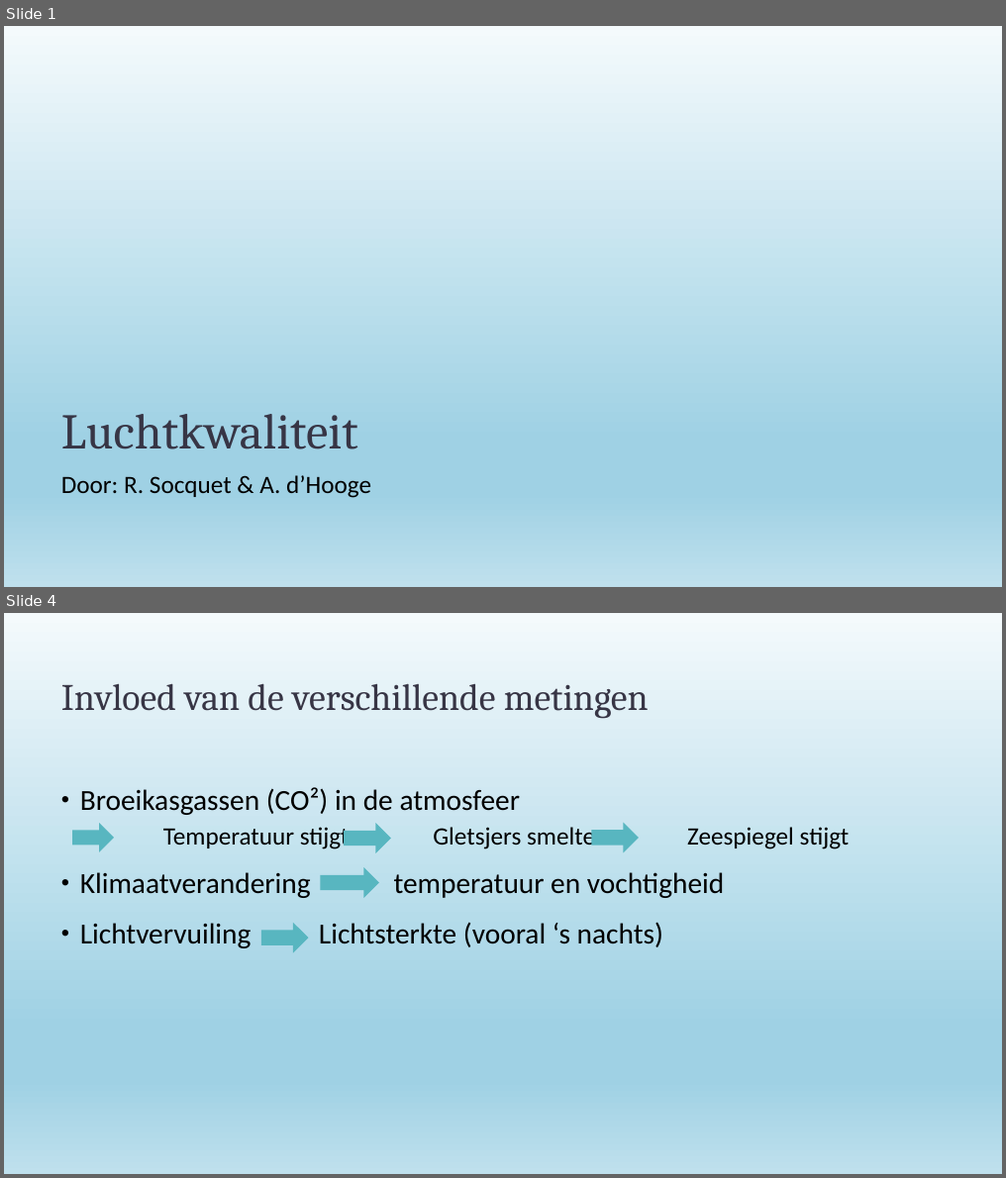
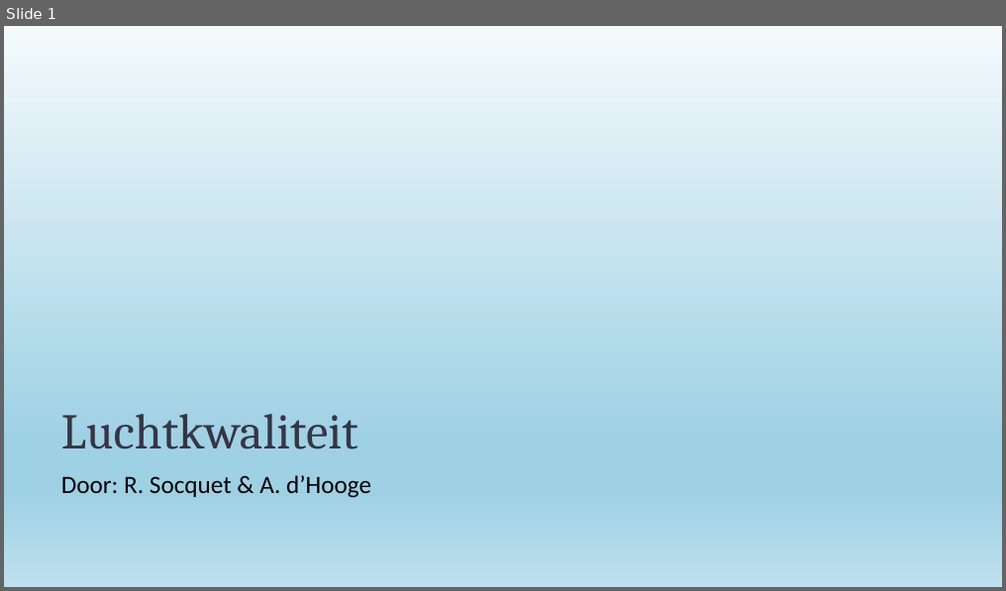
Before and after one commit to Tuur123/GIP, a slide deck: GIP-PPT-2_RS_AdH.pptx. Shown one above the other, each under a label of ours: slides 1 and 4 before the commit, slide 1 after it; the slides between them are not shown. The pictures are 1006x1178 and 1006x591 pixels, drawn with LibreOffice and Linux fonts; fonts in the diff are those of the drawing; background and template pictures are left out. Boxes give left, top, right and bottom in pixels: in the first picture for what was removed or moved away, otherwise in the second. Text is boxed around its words. In the diff, an @@ line names an element or a change of style, - is before the commit and + after.

```diff
--- a/GIP-PPT-2_RS_AdH.pptx
+++ b/GIP-PPT-2_RS_AdH.pptx
@@ slide 4 removed at [4,613,1002,1174], background gradient #F5F8FA to #EBF1F5 to #CEDBE6; not listed: 1 template element that a slide beside it also shows @@
@@ title removed at [61,683,648,719] @@
-Invloed van de verschillende metingen
@@ text removed at [80,787,849,948] @@
-• Broeikasgassen (CO²) in de atmosfeer
-  Temperatuur stijgt Gletsjers smelten Zeespiegel stijgt
-• Klimaatverandering temperatuur en vochtigheid
-• Lichtvervuiling Lichtsterkte (vooral ‘s nachts)
@@ right arrow removed at [73,823,114,853] @@
@@ right arrow removed at [344,823,391,854] @@
@@ right arrow removed at [592,823,639,854] @@
@@ right arrow removed at [320,867,379,898] @@
@@ right arrow removed at [261,923,309,954] @@
```
Also in this commit, not shown: 1 slide changed, 5 slides added, 1 other slide removed.
